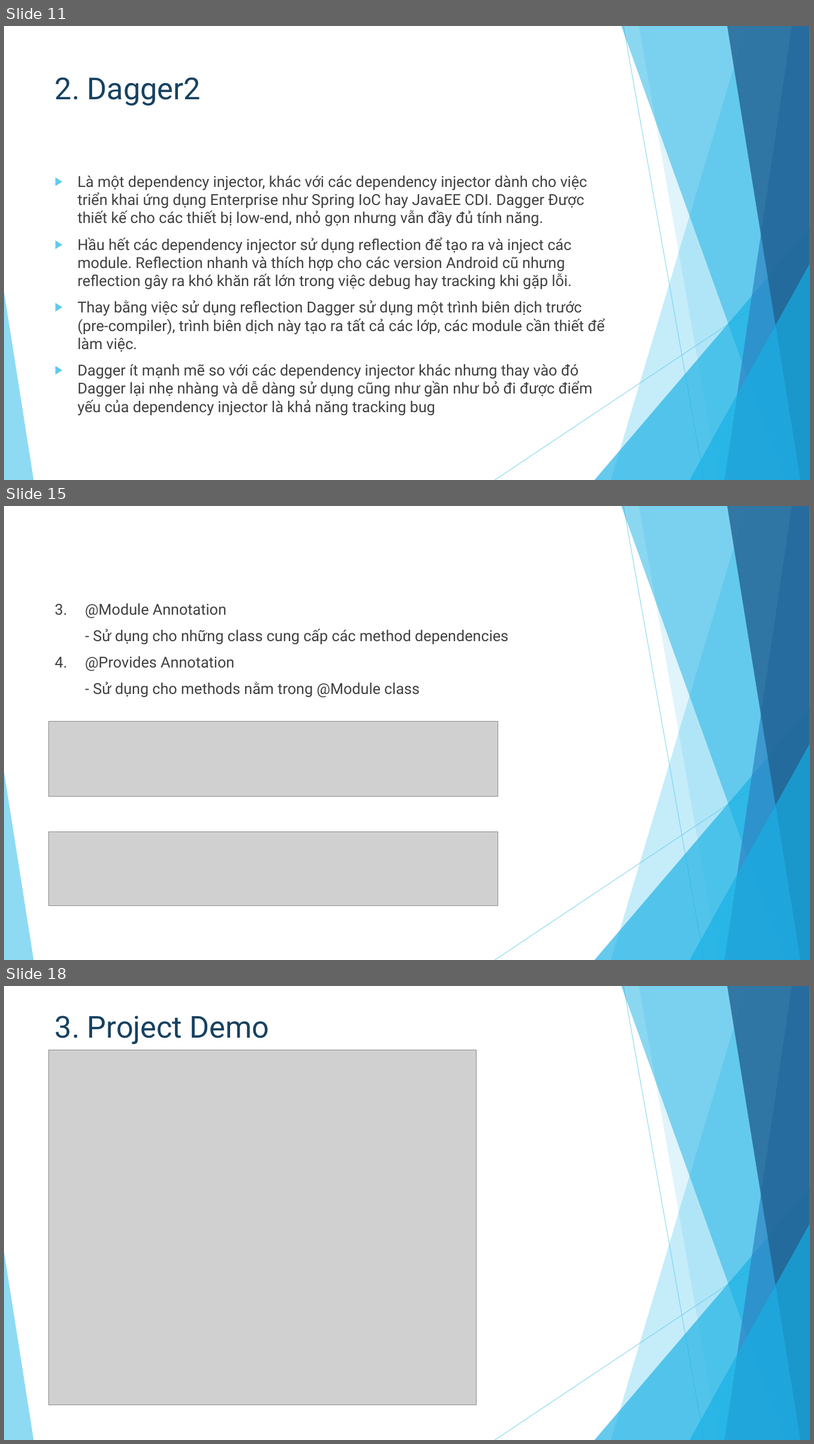
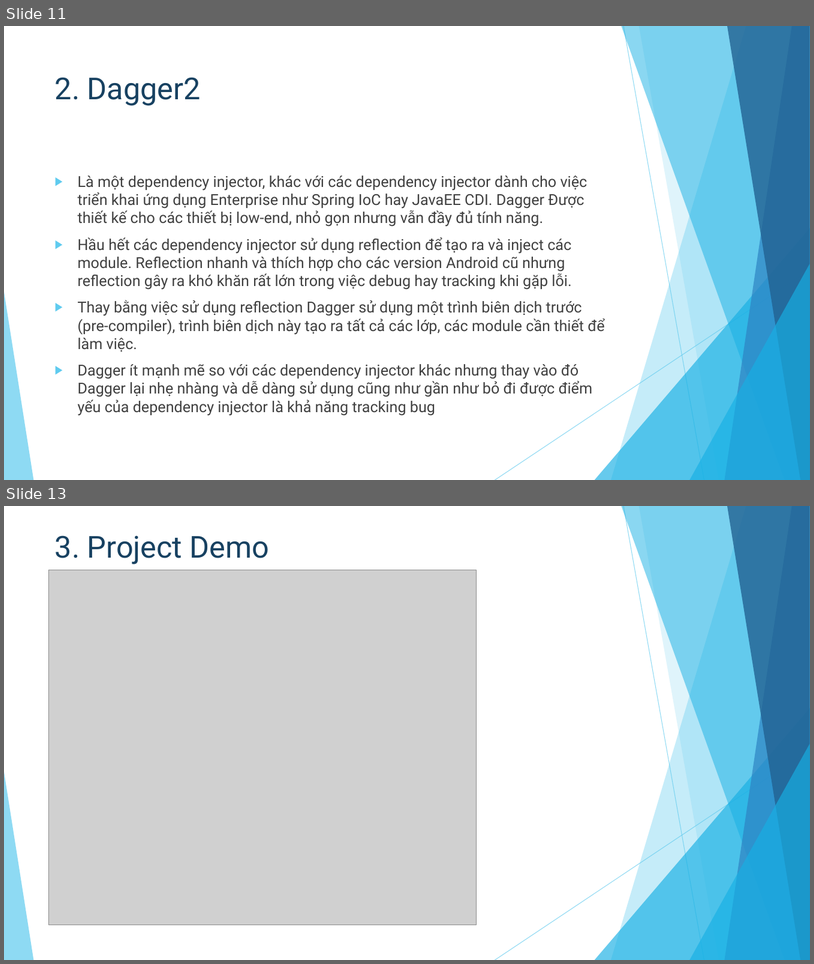
Before and after one commit to NguyenThanhCong1510331/Dagger2, a slide deck: Dagger2-Report.pptx. Shown one above the other, each under a label of ours: slides 11, 15 and 18 before the commit, slides 11 and 13 after it; the slides between them are not shown. The pictures are 814x1444 and 814x964 pixels, drawn with LibreOffice and Linux fonts; fonts in the diff are those of the drawing; grey boxes stand for pictures. Boxes give left, top, right and bottom in pixels: in the first picture for what was removed or moved away, otherwise in the second. Text is boxed around its words. In the diff, an @@ line names an element or a change of style, - is before the commit and + after.

```diff
--- a/Dagger2-Report.pptx
+++ b/Dagger2-Report.pptx
@@ slide 15 removed at (4, 506, 810, 960), background #FFFFFF; not listed: 10 template elements that a slide beside it also shows @@
@@ text removed at (55, 603, 509, 697) @@
-3. @Module Annotation
-- Sử dụng cho những class cung cấp các method dependencies
-4. @Provides Annotation
-- Sử dụng cho methods nằm trong @Module class
@@ picture removed at (49, 721, 498, 796) @@
@@ picture removed at (49, 831, 498, 906) @@
@@ what was slide 18 is now slide 13 @@
```
Also in this commit, not shown: 4 slides changed, 6 slides added, 4 other slides removed.
